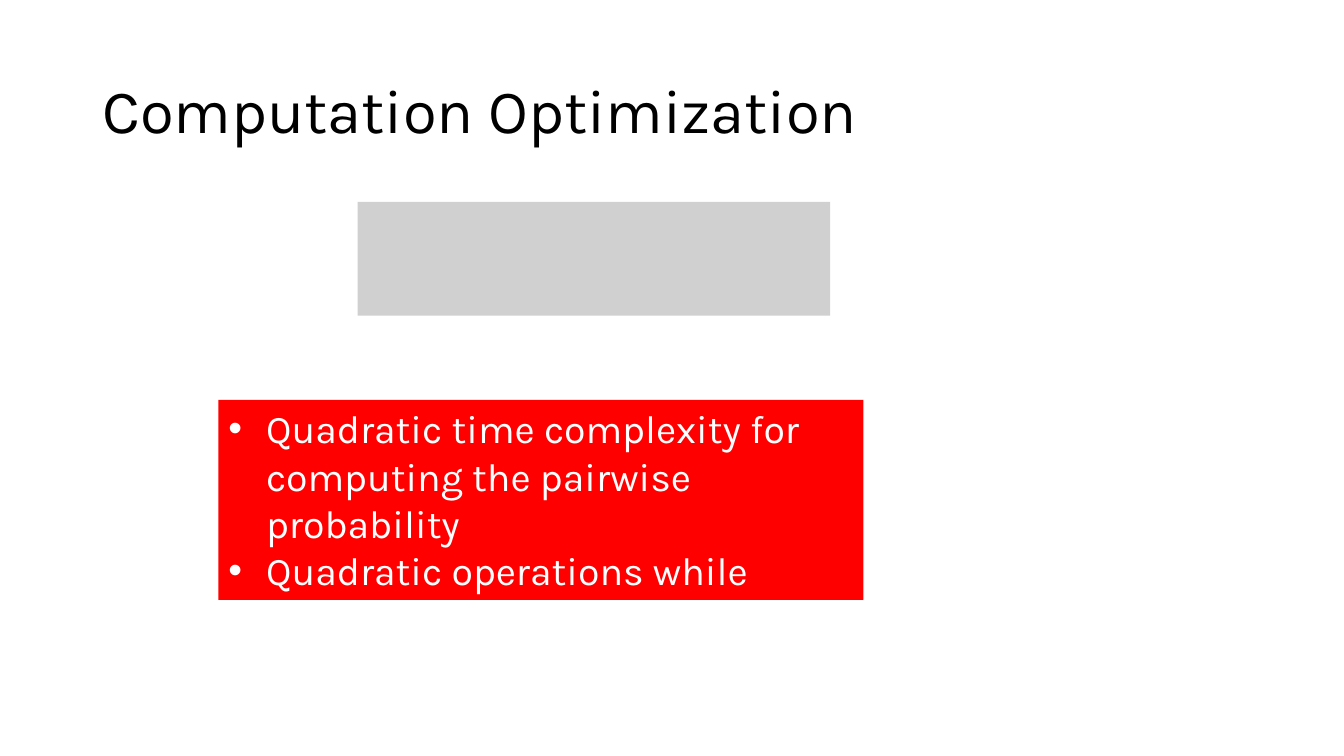
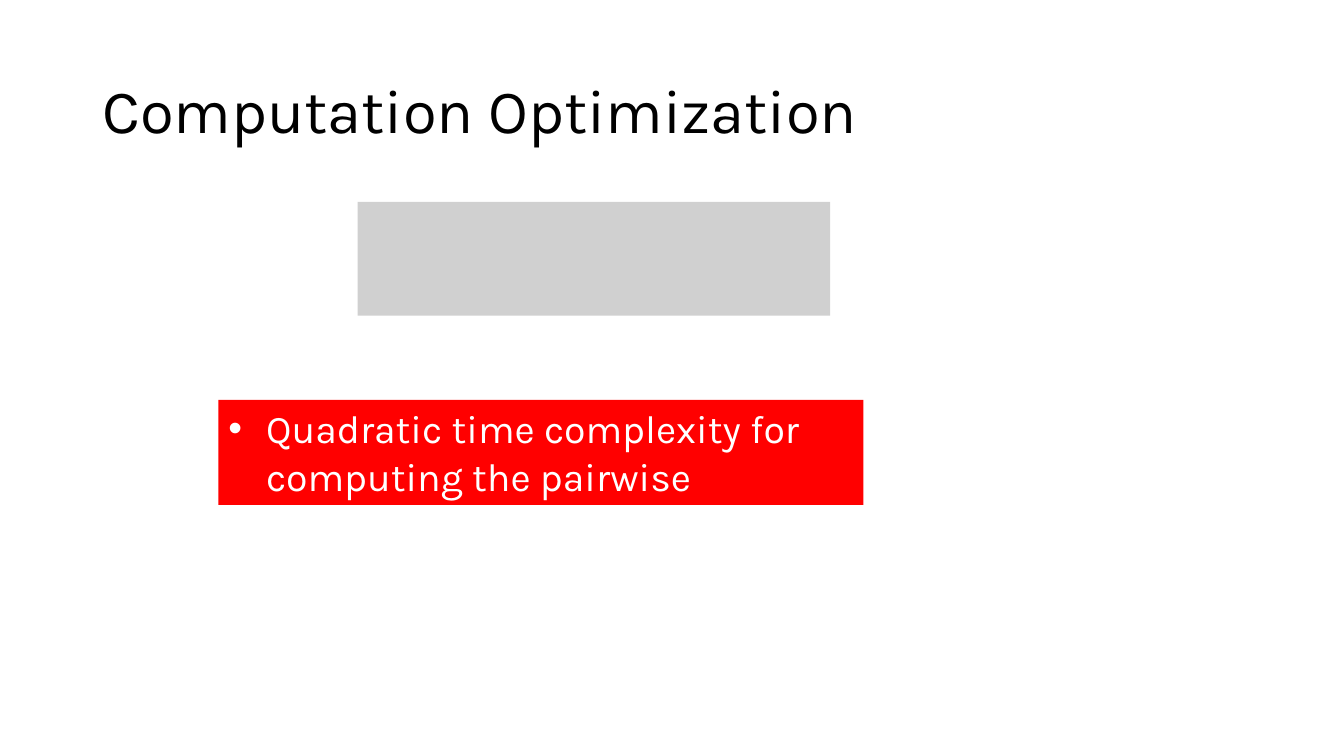
Before and after one commit to HaseebLUMS/Onyx-Presentation, a slide deck: slide 155 of thesis-latency-fairness.pptx. Drawn at 1344x756 pixels with LibreOffice and Linux fonts; fonts in the diff are those of the drawing; grey boxes stand for pictures. Boxes give left, top, right and bottom in pixels: in the first picture for what was removed or moved away, otherwise in the second. Text is boxed around its words. In the diff, an @@ line names an element or a change of style, - is before the commit and + after.

Commit message:
updated presentation

```diff
--- a/thesis-latency-fairness.pptx
+++ b/thesis-latency-fairness.pptx
@@ rectangle "Quadratic time complexity for computing ..." resized from (x1=219, y1=400, x2=864, y2=601) to (x1=219, y1=400, x2=864, y2=505) @@
@@ text in rectangle at (x1=266, y1=558, x2=748, y2=600): paragraph removed @@
-• Quadratic operations while creating the graph
```
